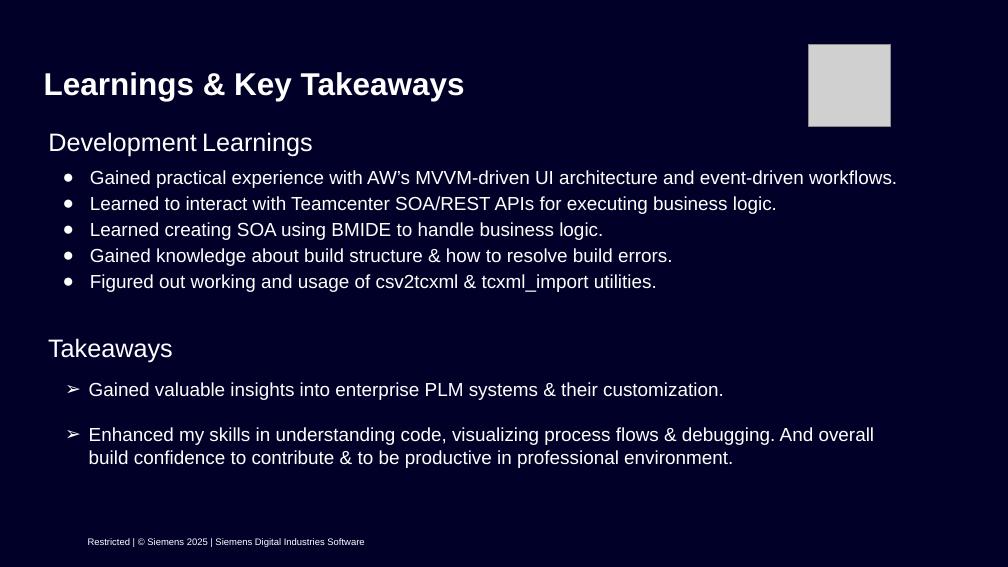
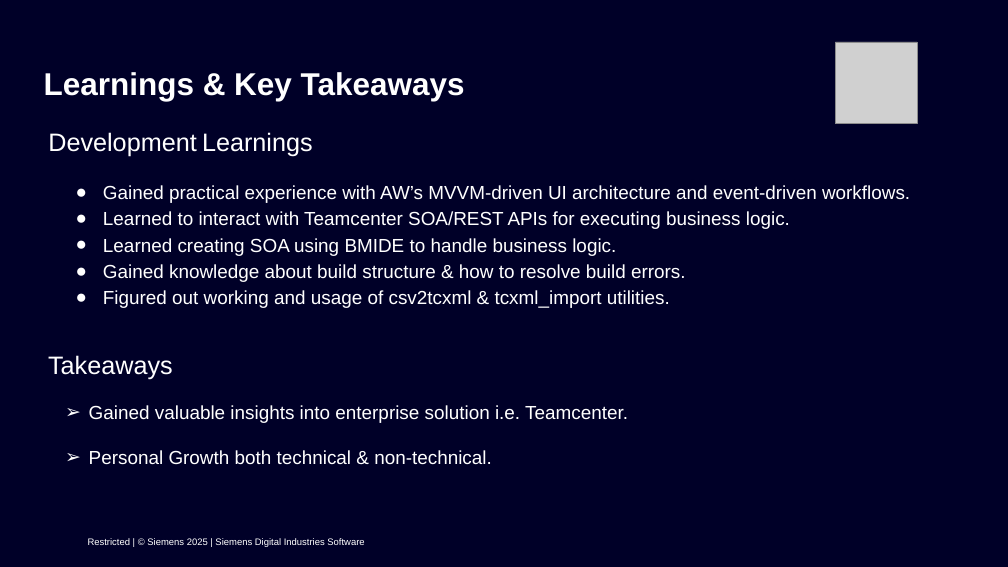
Before and after one commit to ashutoshkorde4/presentation, a slide deck: slide 10 of LCS_FY25 Internship Demo.pptx (slide 9 before the commit). Drawn at 1008x567 pixels with LibreOffice and Linux fonts; fonts in the diff are those of the drawing; grey boxes stand for pictures; background and template pictures are left out. Boxes give left, top, right and bottom in pixels: in the first picture for what was removed or moved away, otherwise in the second. Text is boxed around its words. In the diff, an @@ line names an element or a change of style, - is before the commit and + after.

```diff
--- a/LCS_FY25 Internship Demo.pptx
+++ b/LCS_FY25 Internship Demo.pptx
@@ picture: place and size @@
-picture at <box>809,45,891,126</box>
+picture at <box>836,42,917,123</box>
@@ text "Gained practical experience with AW’s ...": place and size @@
-text "Gained practical experience with AW’s ..." at <box>90,170,897,292</box>
+text "Gained practical experience with AW’s ..." at <box>103,185,910,308</box>
@@ text "Takeaways": place and size @@
-text "Takeaways" at <box>48,338,173,362</box>
+text "Takeaways" at <box>48,355,173,380</box>
@@ text at <box>89,405,628,465</box>: text changed @@
-➢ Gained valuable insights into enterprise PLM systems & their customization.
-➢ Enhanced my skills in understanding code, visualizing process flows & debugging. And overall build confidence to contribute & to be productive in professional environment.
+➢ Gained valuable insights into enterprise solution i.e. Teamcenter.
+➢ Personal Growth both technical & non-technical.
```
Also in this commit, not shown: 7 other slides changed.
